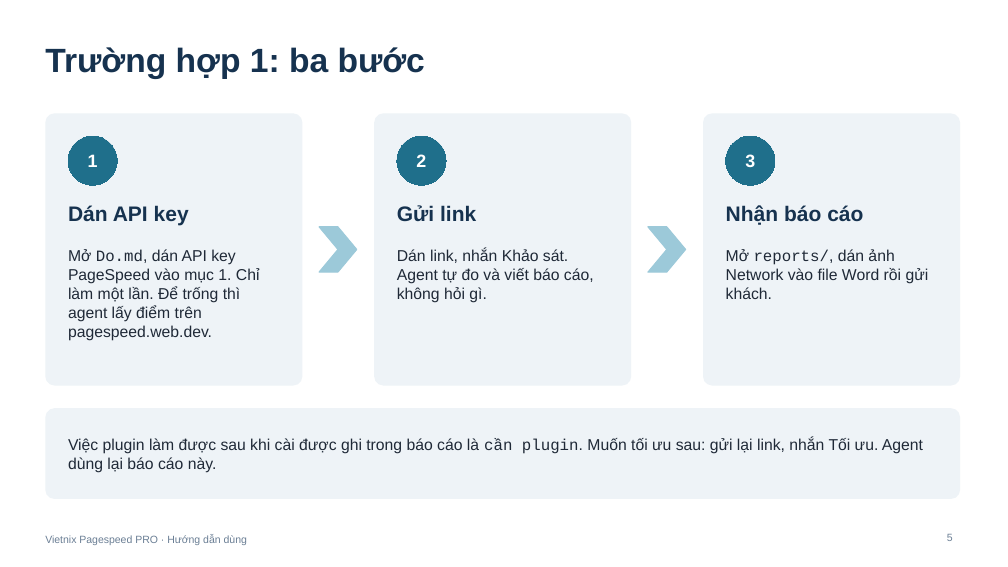
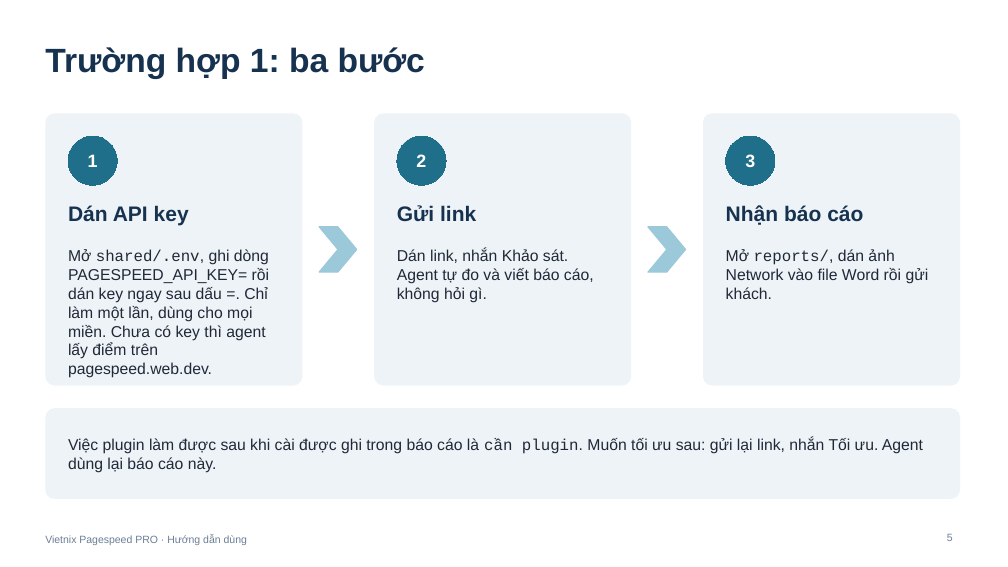
Before and after one commit to SohmaLi/Web-Pagespeed, a slide deck: slide 5 of audit-website/HUONG-DAN.pptx. Drawn at 1008x567 pixels with LibreOffice and Linux fonts; fonts in the diff are those of the drawing. Boxes give left, top, right and bottom in pixels: in the first picture for what was removed or moved away, otherwise in the second. Text is boxed around its words. In the diff, an @@ line names an element or a change of style, - is before the commit and + after.

Commit message:
Add new scripts for PageSpeed Insights and MCP integration
- Implemented mcp-call.py for JSON-RPC calls to the vietnix-pagespeed MCP server.
- Created measure-run.js to perform measurement passes for PageSpeed Insights and Chrome loads.
- Added psi-api.sh for executing PageSpeed Insights API requests and saving results as JSON.
- Developed psi-rounds.sh to run multiple PSI API rounds for specified URLs and devices.
- Introduced rm-network-rows.py to clean up unnecessary rows from Word reports generated by fill-status-docx.py.
- Added vietnix-pagespeed-bridge.mjs for handling communication with the MCP server using WebSocket.

```diff
--- a/audit-website/HUONG-DAN.pptx
+++ b/audit-website/HUONG-DAN.pptx
@@ text at (x1=68, y1=249, x2=269, y2=378): text changed @@
-Mở Do.md, dán API key PageSpeed vào mục 1. Chỉ làm một lần. Để trống thì agent lấy điểm trên pagespeed.web.dev.
+Mở shared/.env, ghi dòng PAGESPEED_API_KEY= rồi dán key ngay sau dấu =. Chỉ làm một lần, dùng cho mọi miền. Chưa có key thì agent lấy điểm trên pagespeed.web.dev.
```
Also in this commit, not shown: 2 other slides changed, 35 other files.
